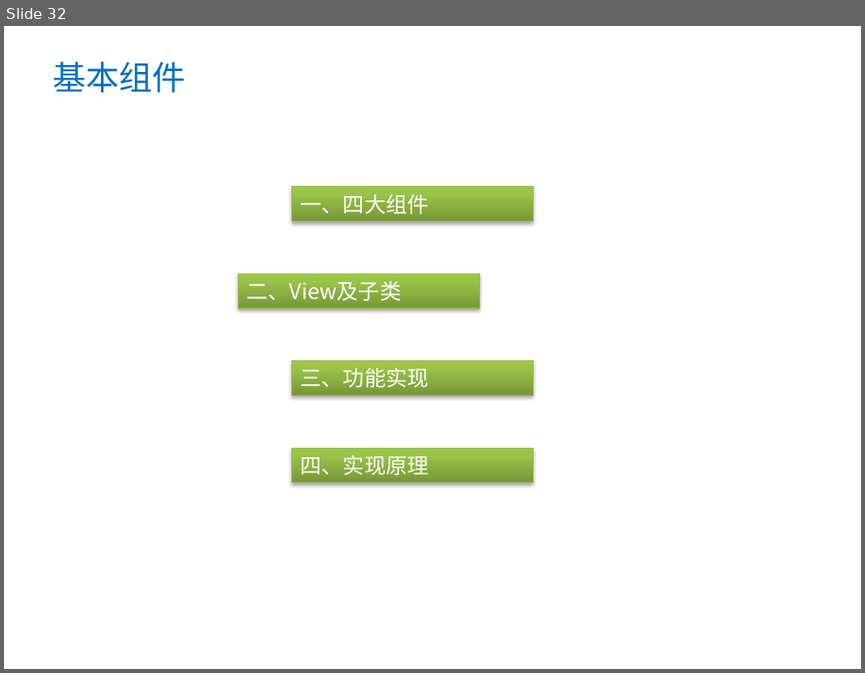
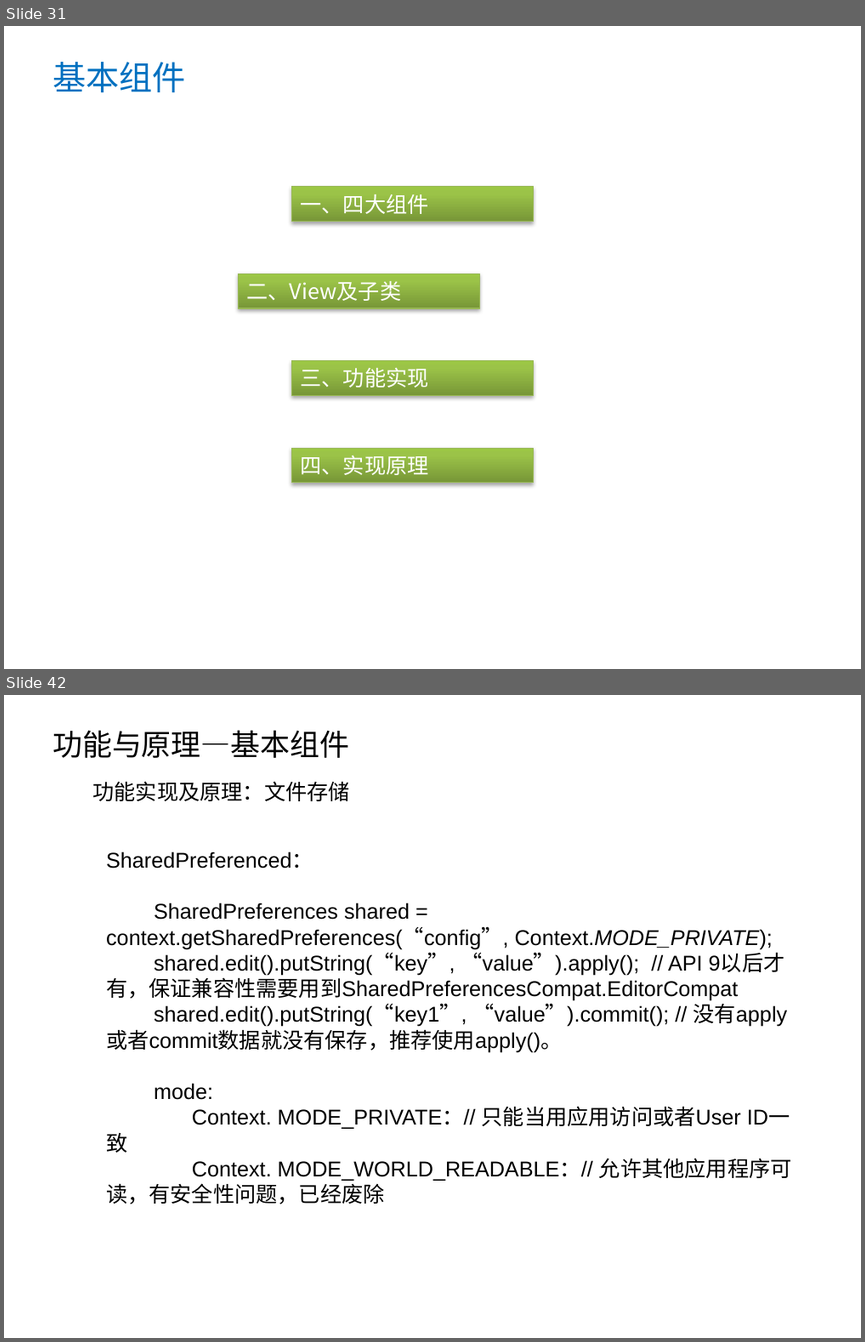
Before and after one commit to jacpy/samples, a slide deck: docs/ppt/android基础资料分享.pptx. Shown one above the other, each under a label of ours: slide 32 before the commit, slides 31 and 42 after it; the slides between them are not shown. The pictures are 865x673 and 865x1342 pixels, drawn with LibreOffice and Linux fonts; fonts in the diff are those of the drawing; background and template pictures are left out. Boxes give left, top, right and bottom in pixels: in the first picture for what was removed or moved away, otherwise in the second. Text is boxed around its words. In the diff, an @@ line names an element or a change of style, - is before the commit and + after.

```diff
--- a/docs/ppt/android基础资料分享.pptx
+++ b/docs/ppt/android基础资料分享.pptx
@@ slide 42 added at (4, 695, 861, 1338), background picture (left out) @@
@@ text added at (52, 730, 350, 758), 25 pt, text #000000 @@
+功能与原理—基本组件
@@ text added at (92, 781, 349, 801), 18 pt, text #000000 @@
+功能实现及原理：文件存储
@@ text added at (106, 851, 792, 1204), 18 pt, text #000000 @@
+SharedPreferenced：
+SharedPreferences shared = context.getSharedPreferences(“config”, Context.MODE_PRIVATE);
+shared.edit().putString(“key”, “value”).apply(); // API 9以后才有，保证兼容性需要用到SharedPreferencesCompat.EditorCompat
+shared.edit().putString(“key1”, “value”).commit(); // 没有apply或者commit数据就没有保存，推荐使用apply()。
+mode:
+Context. MODE_PRIVATE：// 只能当用应用访问或者User ID一致
+Context. MODE_WORLD_READABLE：// 允许其他应用程序可读，有安全性问题，已经废除
@@ what was slide 32 is now slide 31 @@
```
Also in this commit, not shown: 5 slides changed, 19 other slides added, 1 slide removed, 1 other file.
